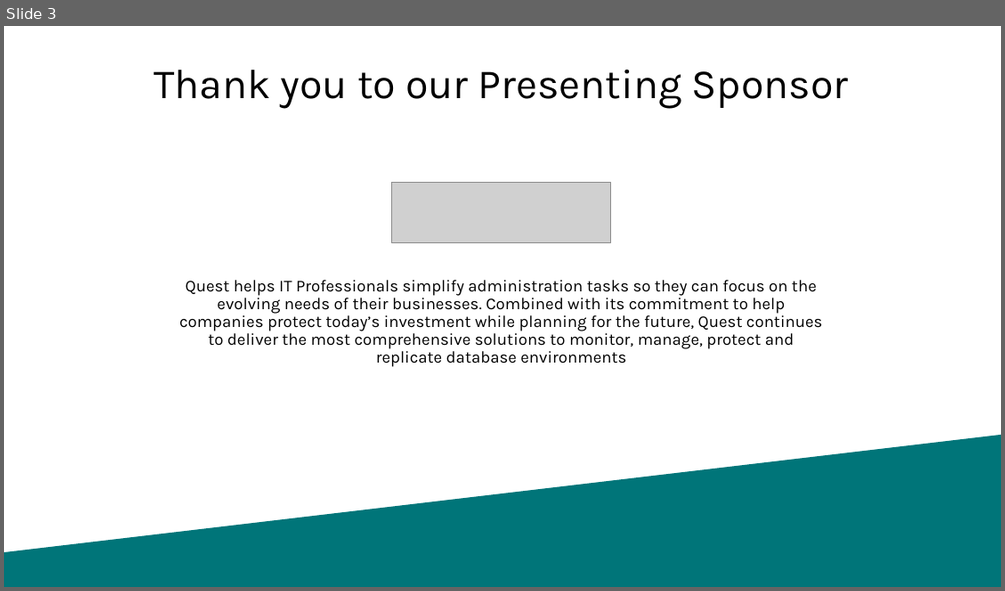
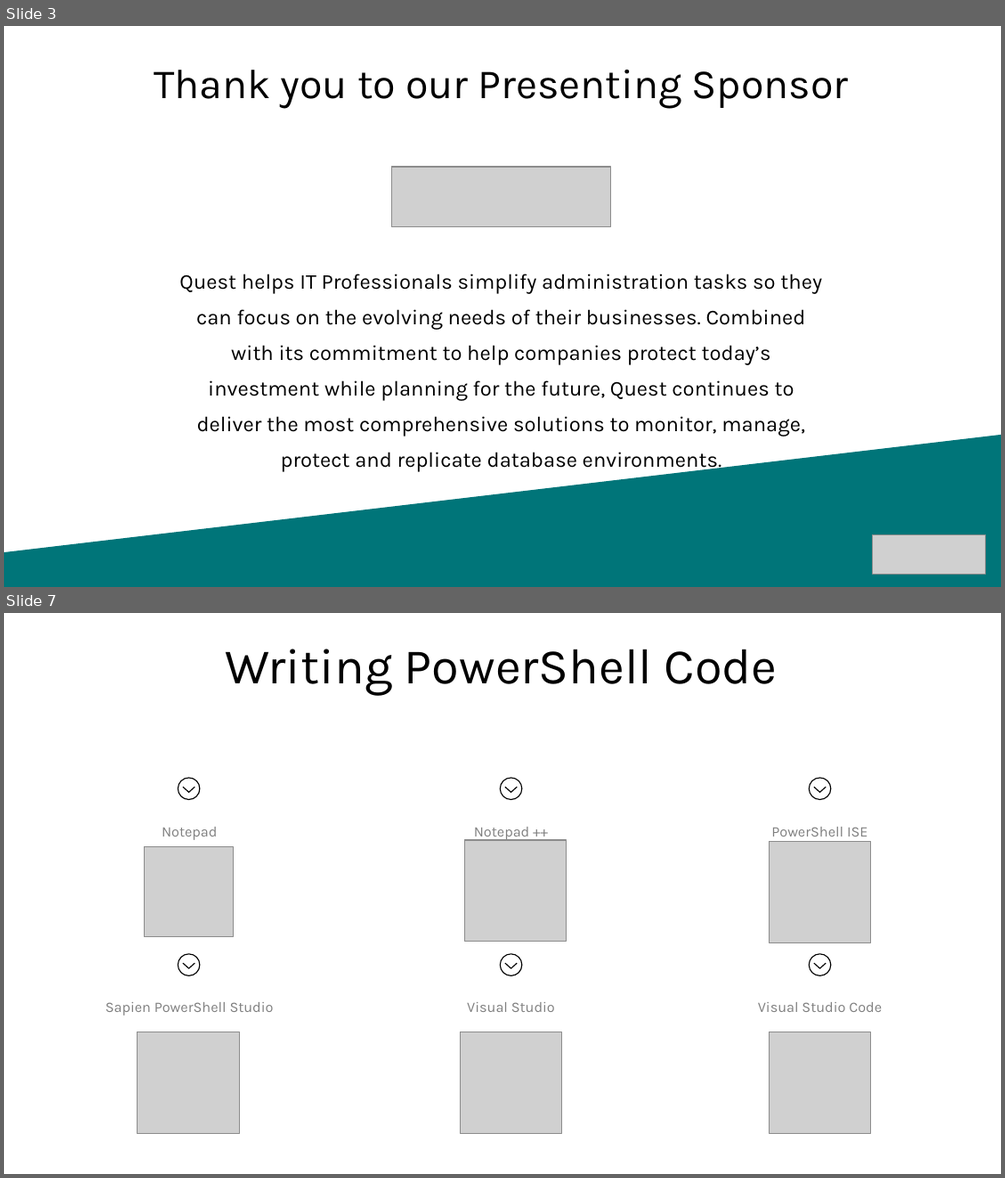
Before and after one commit to SQLDBAWithABeard/Presentations, a slide deck: 2018/24 HoP/PowerShell.pptx. Shown one above the other, each under a label of ours: slide 3 before the commit, slides 3 and 7 after it; the slides between them are not shown. The pictures are 1005x591 and 1005x1178 pixels, drawn with LibreOffice and Linux fonts; fonts in the diff are those of the drawing; grey boxes stand for pictures; background and template pictures are left out. Boxes give left, top, right and bottom in pixels: in the first picture for what was removed or moved away, otherwise in the second. Text is boxed around its words. In the diff, an @@ line names an element or a change of style, - is before the commit and + after.

```diff
--- a/2018/24 HoP/PowerShell.pptx
+++ b/2018/24 HoP/PowerShell.pptx
@@ slide 7 added at <box>4,613,1001,1174</box>, background #FFFFFF @@
@@ title added at <box>225,649,777,696</box>, 36 pt, text #000000 @@
+Writing PowerShell Code
@@ freeform shape added at <box>178,778,201,801</box>, fill #000000 @@
@@ freeform shape added at <box>500,778,522,801</box>, fill #000000 @@
@@ freeform shape added at <box>809,778,832,801</box>, fill #000000 @@
@@ picture added at <box>145,847,235,937</box> @@
@@ text added at <box>162,827,217,840</box>, 10.5 pt, text #808080 @@
+Notepad
@@ picture added at <box>464,840,566,942</box> @@
@@ text added at <box>474,827,529,840</box>, 10.5 pt, text #808080 @@
+Notepad ++
@@ picture added at <box>769,841,871,943</box> @@
@@ text added at <box>771,827,868,836</box>, 10.5 pt, text #808080 @@
+PowerShell ISE
@@ freeform shape added at <box>178,953,201,976</box>, fill #000000 @@
@@ freeform shape added at <box>500,953,522,976</box>, fill #000000 @@
@@ freeform shape added at <box>809,953,832,976</box>, fill #000000 @@
@@ text added at <box>105,1002,274,1015</box>, 10.5 pt, text #808080 @@
+Sapien PowerShell Studio
@@ text added at <box>467,1002,555,1012</box>, 10.5 pt, text #808080 @@
+Visual Studio
@@ text added at <box>758,1002,882,1012</box>, 10.5 pt, text #808080 @@
+Visual Studio Code
@@ picture added at <box>138,1031,240,1134</box> @@
@@ picture added at <box>461,1031,562,1134</box> @@
@@ picture added at <box>769,1031,870,1133</box> @@
@@ slide 3 changed as well @@
@@ picture: place and size @@
-picture at <box>392,183,611,242</box>
+picture at <box>392,167,611,226</box>
@@ text at <box>179,273,822,472</box>: text changed; size 12 to 15.3 pt @@
-Quest helps IT Professionals simplify administration tasks so they can focus on the evolving needs of their businesses. Combined with its commitment to help companies protect today’s investment while planning for the future, Quest continues to deliver the most comprehensive solutions to monitor, manage, protect and replicate database environments
+Quest helps IT Professionals simplify administration tasks so they can focus on the evolving needs of their businesses. Combined with its commitment to help companies protect today’s investment while planning for the future, Quest continues to deliver the most comprehensive solutions to monitor, manage, protect and replicate database environments.
@@ picture added at <box>873,534,985,573</box> @@
```
Also in this commit, not shown: 2 other slides changed, 15 other slides added, 13 slides removed.
